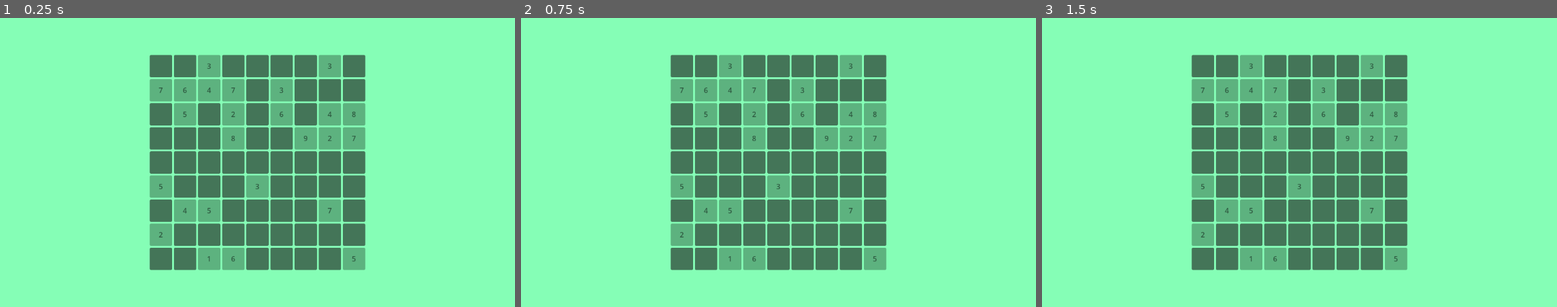
Above: before the commit, frames 1-3 (left to right).
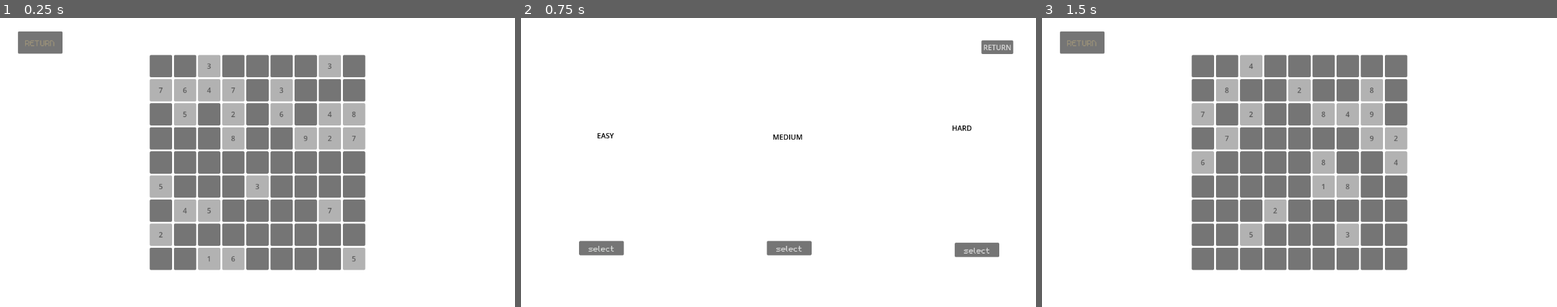
Above: after the commit, the same moments.

Repository: ASusN1/sudoku-and-dungeon
Game: Godot game, scene res://scene/sudoku_main_gameplay.tscn
The game is run twice, just before and just after one commit, with the same random seed, the same clock (stepped at 60 frames per second) and the same inputs.
Inputs (mouse positions are in pixels of both pictures, inside the frame that each line leads up to):
- Up to frame 1 (0.25 s): no input
- Up to frame 2 (0.75 s): click (562, 41) at 0.5 s, where only the run after the commit has a clickable "RETURN"
- Up to frame 3 (1.5 s): click (1124, 249) at 1.25 s, where only the run after the commit has a clickable "select"

The runs differ from the first frame. In frame 1, 100% of the frame differs, in the area x 0-100%, y 0-100%; in frame 2, 100%; in frame 3, 100%.

Commit message:
update the main game play, add stage selection,and main menu

Diff:
--- a/scene/Menu.tscn
+++ /dev/null
@@ -1,14 +0,0 @@
-[gd_scene format=3 uid="uid://u5jn44n8c8ss"]
-
-[node name="Control" type="Control" unique_id=1770273785]
-layout_mode = 3
-anchors_preset = 15
-anchor_right = 1.0
-anchor_bottom = 1.0
-grow_horizontal = 2
-grow_vertical = 2
-
-[node name="TextureRect" type="TextureRect" parent="." unique_id=647883204]
-layout_mode = 0
-offset_right = 40.0
-offset_bottom = 40.0
--- /dev/null
+++ b/scene/level_selection.tscn
@@ -0,0 +1,107 @@
+[gd_scene format=3 uid="uid://bhbewmkwoxrbe"]
+
+[ext_resource type="Script" uid="uid://cpkc02opremjj" path="res://script/level_selection.gd" id="1_4yuie"]
+[ext_resource type="FontFile" uid="uid://cv82ane213r5u" path="res://asset/m5x7.ttf" id="2_6i7ii"]
+
+[node name="Level_selection" type="Node2D" unique_id=1711065677]
+script = ExtResource("1_4yuie")
+
+[node name="level_maneger" type="Control" parent="." unique_id=1675709500]
+layout_mode = 3
+anchors_preset = 0
+offset_right = 40.0
+offset_bottom = 40.0
+
+[node name="TextureRect" type="TextureRect" parent="level_maneger" unique_id=1112392299]
+layout_mode = 0
+offset_right = 40.0
+offset_bottom = 40.0
+
+[node name="ColorRect" type="ColorRect" parent="level_maneger" unique_id=2097670826]
+layout_mode = 0
+offset_right = 1152.0
+offset_bottom = 648.0
+
+[node name="Easy" type="Label" parent="level_maneger/ColorRect" unique_id=445794688]
+layout_mode = 0
+offset_left = 141.0
+offset_top = 246.0
+offset_right = 237.0
+offset_bottom = 282.0
+theme_override_colors/font_color = Color(0, 0, 0, 1)
+theme_override_colors/font_shadow_color = Color(1, 1, 1, 1)
+text = "EASY"
+horizontal_alignment = 1
+vertical_alignment = 1
+
+[node name="Medium" type="Label" parent="level_maneger/ColorRect" unique_id=1390493137]
+layout_mode = 0
+offset_left = 563.0
+offset_top = 255.0
+offset_right = 635.0
+offset_bottom = 278.0
+theme_override_colors/font_color = Color(0, 0, 0, 1)
+text = "MEDIUM"
+
+[node name="Hard" type="Label" parent="level_maneger/ColorRect" unique_id=121208462]
+layout_mode = 0
+offset_left = 964.0
+offset_top = 235.0
+offset_right = 1009.0
+offset_bottom = 258.0
+theme_override_colors/font_color = Color(0, 0, 0, 1)
+text = "HARD"
+
+[node name="easy_btn" type="Button" parent="level_maneger/ColorRect" unique_id=1766479632]
+layout_mode = 0
+offset_left = 130.0
+offset_top = 500.0
+offset_right = 230.0
+offset_bottom = 532.0
+theme_override_colors/font_color = Color(0.8662184, 0.87862873, 0.8681093, 1)
+theme_override_colors/font_pressed_color = Color(0, 0.9278742, 0, 1)
+theme_override_colors/font_hover_color = Color(0.36091813, 0.7181288, 0.4122855, 1)
+theme_override_colors/font_hover_pressed_color = Color(0, 0.92941177, 0, 1)
+theme_override_fonts/font = ExtResource("2_6i7ii")
+theme_override_font_sizes/font_size = 30
+text = "select"
+
+[node name="medium_btn" type="Button" parent="level_maneger/ColorRect" unique_id=1831268005]
+layout_mode = 0
+offset_left = 550.0
+offset_top = 500.0
+offset_right = 650.0
+offset_bottom = 531.0
+theme_override_colors/font_pressed_color = Color(0, 0.92941177, 0, 1)
+theme_override_colors/font_hover_color = Color(0.36078432, 0.7176471, 0.4117647, 1)
+theme_override_colors/font_hover_pressed_color = Color(0, 0.92941177, 0, 1)
+theme_override_fonts/font = ExtResource("2_6i7ii")
+theme_override_font_sizes/font_size = 30
+text = "select"
+
+[node name="hard_btn" type="Button" parent="level_maneger/ColorRect" unique_id=1797819023]
+layout_mode = 0
+offset_left = 970.0
+offset_top = 504.0
+offset_right = 1070.0
+offset_bottom = 535.0
+theme_override_colors/font_pressed_color = Color(0, 0.92941177, 0, 1)
+theme_override_colors/font_hover_color = Color(0.36078432, 0.7176471, 0.4117647, 1)
+theme_override_colors/font_hover_pressed_color = Color(0, 0.92941177, 0, 1)
+theme_override_fonts/font = ExtResource("2_6i7ii")
+theme_override_font_sizes/font_size = 30
+text = "select"
+
+[node name="return_btn" type="Button" parent="level_maneger/ColorRect" unique_id=600026209]
+layout_mode = 0
+offset_left = 1030.0
+offset_top = 50.0
+offset_right = 1038.0
+offset_bottom = 58.0
+theme_override_colors/font_pressed_color = Color(0, 0.92941177, 0, 1)
+theme_override_colors/font_hover_color = Color(0.36078432, 0.7176471, 0.4117647, 1)
+theme_override_colors/font_hover_pressed_color = Color(0, 0.92941177, 0, 1)
+text = "RETURN"
+
+[connection signal="pressed" from="level_maneger/ColorRect/easy_btn" to="." method="_on_easy_btn_pressed"]
+[connection signal="pressed" from="level_maneger/ColorRect/return_btn" to="." method="_on_return_btn_pressed"]
--- /dev/null
+++ b/scene/main_menu.tscn
@@ -0,0 +1,85 @@
+[gd_scene format=3 uid="uid://c552yr5nctdkv"]
+
+[ext_resource type="Script" uid="uid://chxrby53wfq6p" path="res://script/main_menu.gd" id="1_3er1b"]
+[ext_resource type="Texture2D" uid="uid://7owlhgeg5d2e" path="res://asset/desktop-wallpaper-plain-vector-white-background-blank-white.jpg" id="2_2fwvj"]
+[ext_resource type="FontFile" uid="uid://cv82ane213r5u" path="res://asset/m5x7.ttf" id="2_hxu56"]
+[ext_resource type="Texture2D" uid="uid://hb43t7nakanw" path="res://asset/stickman_sudoku.png" id="3_0iwki"]
+
+[node name="MainMenu" type="Node2D" unique_id=174243258]
+script = ExtResource("1_3er1b")
+
+[node name="Button_manager" type="Control" parent="." unique_id=1158658019]
+layout_mode = 3
+anchors_preset = 0
+offset_right = 1152.0
+offset_bottom = 648.0
+
+[node name="background" type="TextureRect" parent="Button_manager" unique_id=1936750309]
+layout_mode = 0
+offset_right = 1152.0
+offset_bottom = 648.0
+texture = ExtResource("2_2fwvj")
+
+[node name="stuff" type="TextureRect" parent="Button_manager" unique_id=360307162]
+layout_mode = 0
+offset_left = 82.0
+offset_top = -10.0
+offset_right = 562.0
+offset_bottom = 590.0
+texture = ExtResource("3_0iwki")
+
+[node name="Label" type="Label" parent="Button_manager" unique_id=1746467993]
+layout_mode = 0
+offset_left = 173.0
+offset_top = 36.0
+offset_right = 449.0
+offset_bottom = 164.0
+theme_override_colors/font_color = Color(0.98122805, 0.5415033, 0.2753447, 1)
+theme_override_fonts/font = ExtResource("2_hxu56")
+theme_override_font_sizes/font_size = 50
+text = "SUDOKU ADVENTURE"
+horizontal_alignment = 1
+vertical_alignment = 1
+
+[node name="Start" type="Button" parent="Button_manager" unique_id=1941810151]
+layout_mode = 0
+offset_left = 770.0
+offset_top = 80.0
+offset_right = 1110.0
+offset_bottom = 240.0
+theme_override_colors/font_pressed_color = Color(0, 0.92941177, 0, 1)
+theme_override_colors/font_hover_color = Color(0.36078432, 0.7176471, 0.4117647, 1)
+theme_override_colors/font_hover_pressed_color = Color(0, 0.92941177, 0, 1)
+theme_override_fonts/font = ExtResource("2_hxu56")
+theme_override_font_sizes/font_size = 50
+text = "START"
+
+[node name="Setting" type="Button" parent="Button_manager" unique_id=193318081]
+layout_mode = 0
+offset_left = 771.0
+offset_top = 260.0
+offset_right = 1111.0
+offset_bottom = 420.0
+theme_override_colors/font_pressed_color = Color(0, 0.92941177, 0, 1)
+theme_override_colors/font_hover_color = Color(0.36078432, 0.7176471, 0.4117647, 1)
+theme_override_colors/font_hover_pressed_color = Color(0, 0.92941177, 0, 1)
+theme_override_fonts/font = ExtResource("2_hxu56")
+theme_override_font_sizes/font_size = 50
+text = "SETTING"
+
+[node name="Quit" type="Button" parent="Button_manager" unique_id=28180993]
+layout_mode = 0
+offset_left = 770.0
+offset_top = 440.0
+offset_right = 1110.0
+offset_bottom = 600.0
+theme_override_colors/font_pressed_color = Color(0, 0.92941177, 0, 1)
+theme_override_colors/font_hover_color = Color(0.36078432, 0.7176471, 0.4117647, 1)
+theme_override_colors/font_hover_pressed_color = Color(0, 0.92941177, 0, 1)
+theme_override_fonts/font = ExtResource("2_hxu56")
+theme_override_font_sizes/font_size = 50
+text = "QUIT"
+
+[connection signal="pressed" from="Button_manager/Start" to="." method="_on_start_pressed"]
+[connection signal="pressed" from="Button_manager/Setting" to="." method="_on_setting_pressed"]
+[connection signal="pressed" from="Button_manager/Quit" to="." method="_on_quit_pressed"]
--- a/scene/sudoku_main_gameplay.tscn
+++ b/scene/sudoku_main_gameplay.tscn
@@ -1,6 +1,7 @@
 [gd_scene format=3 uid="uid://dqomcheq40qsv"]
 
 [ext_resource type="Script" uid="uid://ckgtvbplhcr5u" path="res://script/sudoku_main_gameplay.gd" id="1_dy7c7"]
+[ext_resource type="FontFile" uid="uid://cv82ane213r5u" path="res://asset/m5x7.ttf" id="2_rynyq"]
 
 [node name="Control" type="Control" unique_id=1668399493]
 layout_mode = 3
@@ -18,7 +19,6 @@
 anchor_bottom = 1.0
 grow_horizontal = 2
 grow_vertical = 2
-color = Color(0.5197605, 0.9946465, 0.712952, 1)
 
 [node name="CenterContainer" type="CenterContainer" parent="." unique_id=183443799]
 layout_mode = 1
@@ -37,3 +37,19 @@
 [node name="GridContainer" type="GridContainer" parent="CenterContainer" unique_id=1103144032]
 layout_mode = 2
 columns = 9
+
+[node name="return_to_stage_selection" type="Button" parent="." unique_id=20716396]
+layout_mode = 0
+offset_left = 40.0
+offset_top = 30.0
+offset_right = 140.0
+offset_bottom = 80.0
+theme_override_colors/font_color = Color(0.6179965, 0.5793303, 0.47656095, 1)
+theme_override_colors/font_pressed_color = Color(0, 0.92941177, 0, 1)
+theme_override_colors/font_hover_color = Color(0.36078432, 0.7176471, 0.4117647, 1)
+theme_override_colors/font_hover_pressed_color = Color(0, 0.92941177, 0, 1)
+theme_override_fonts/font = ExtResource("2_rynyq")
+theme_override_font_sizes/font_size = 30
+text = "RETURN"
+
+[connection signal="pressed" from="return_to_stage_selection" to="." method="_on_return_to_stage_selection_pressed"]
--- /dev/null
+++ b/script/level_selection.gd
@@ -0,0 +1,18 @@
+extends Node2D
+
+
+# Called when the node enters the scene tree for the first time.
+func _ready() -> void:
+	pass # Replace with function body.
+
+
+# Called every frame. 'delta' is the elapsed time since the previous frame.
+func _process(delta: float) -> void:
+	pass
+
+func _on_easy_btn_pressed() -> void:
+	get_tree().change_scene_to_file("res://scene/sudoku_main_gameplay.tscn")
+
+
+func _on_return_btn_pressed() -> void:
+	get_tree().change_scene_to_file("res://scene/main_menu.tscn")
--- /dev/null
+++ b/script/main_menu.gd
@@ -0,0 +1,24 @@
+extends Node2D
+
+
+# Called when the node enters the scene tree for the first time.
+func _ready() -> void:
+	pass # Replace with function body.
+
+
+# Called every frame. 'delta' is the elapsed time since the previous frame.
+func _process(delta: float) -> void:
+	pass
+
+func _on_start_pressed ()-> void:
+	get_tree().change_scene_to_file("res://scene/level_selection.tscn")
+
+
+func _on_setting_pressed() -> void:
+	pass
+	#Repalce this with a like seeting sceence , option to select musis, how to play tthe game.
+
+
+
+func _on_quit_pressed() -> void:
+	get_tree().quit()
--- a/script/sudoku_main_gameplay.gd
+++ b/script/sudoku_main_gameplay.gd
@@ -157,6 +157,7 @@
 		selected_cell = null
 
 
-# Optional: button to generate new puzzle
-# func _on_new_game_pressed():
-#     random_generate_sudoku()
+
+
+func _on_return_to_stage_selection_pressed():
+	get_tree().change_scene_to_file("res://scene/level_selection.tscn")
Binary file added: asset/desktop-wallpaper-plain-vector-white-background-blank-white.jpg
Not shown, added: asset/desktop-wallpaper-plain-vector-white-background-blank-white.jpg.import
Binary file added: asset/m5x7.ttf
Not shown, added: asset/m5x7.ttf.import
Binary file added: asset/stickman_sudoku.png
Not shown, added: asset/stickman_sudoku.png.import
Not shown, added: script/level_selection.gd.uid
Not shown, added: script/main_menu.gd.uid
Not shown, changed: .gitignore
